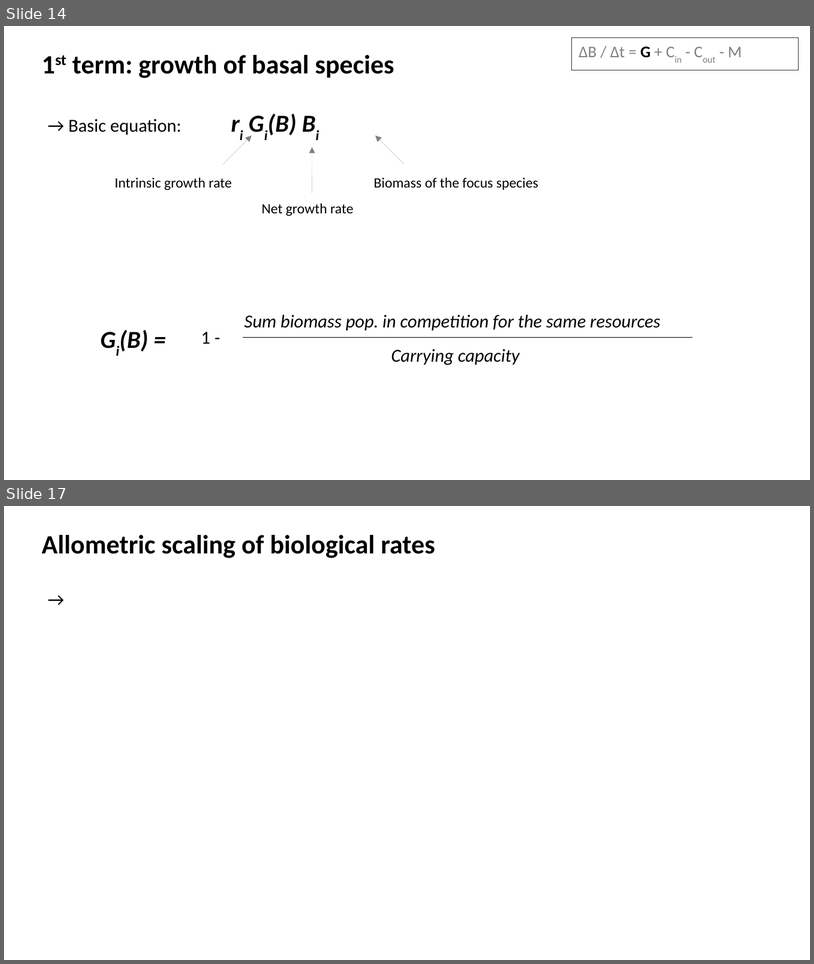
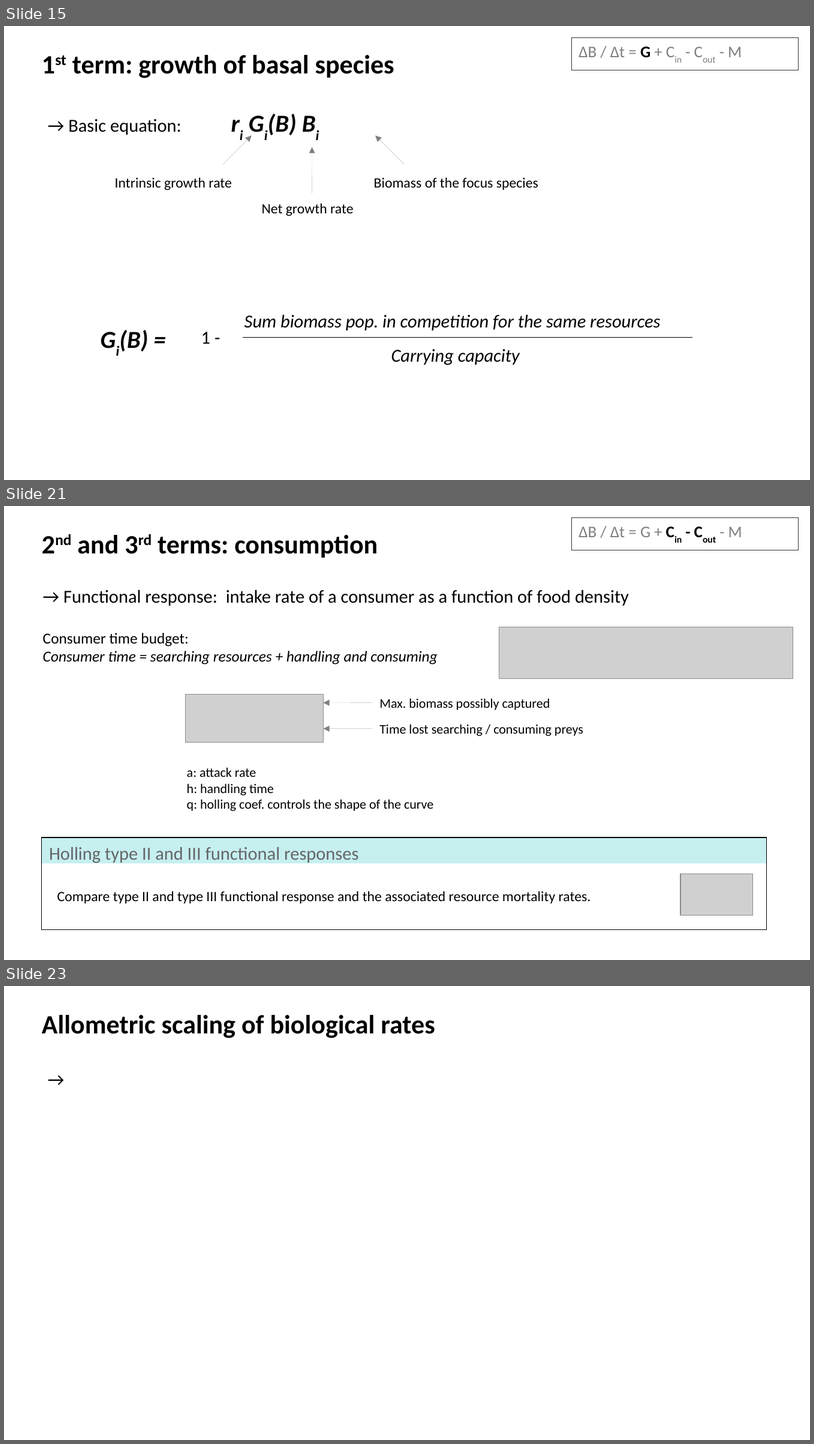
Before and after one commit to evadelmas/FoodwebsBioenergetics, a slide deck: slides.odp. Shown one above the other, each under a label of ours: slides 14 and 17 before the commit, slides 15, 21 and 23 after it; the slides between them are not shown. The pictures are 814x964 and 814x1444 pixels, drawn with LibreOffice and Linux fonts; fonts in the diff are those of the drawing; grey boxes stand for pictures. Boxes give left, top, right and bottom in pixels: in the first picture for what was removed or moved away, otherwise in the second. Text is boxed around its words. In the diff, an @@ line names an element or a change of style, - is before the commit and + after.

```diff
--- a/slides.odp
+++ b/slides.odp
@@ slide 21 added at [4, 506, 810, 960], background #FFFFFF @@
@@ rectangle added at [572, 518, 798, 550], outline #333333 0 pt, 16 pt, text #808080 @@
+ΔB / Δt = G + Cin - Cout - M
@@ text added at [77, 535, 378, 558], 26 pt, text #000000, bold @@
+2nd and 3rd terms: consumption
@@ text added at [43, 590, 629, 664], 15 pt, text #000000 @@
+→ Functional response: intake rate of a consumer as a function of food density
+Consumer time budget:
+Consumer time = searching resources + handling and consuming
@@ picture added at [500, 627, 794, 679] @@
@@ picture added at [185, 694, 324, 742] @@
@@ arrow added from (373, 703) to (324, 703), #808080 0 pt @@
@@ text added at [380, 698, 551, 710], 13 pt, text #000000 @@
+Max. biomass possibly captured
@@ arrow added from (373, 729) to (324, 729), #808080 0 pt @@
@@ text added at [380, 724, 584, 736], 13 pt, text #000000 @@
+Time lost searching / consuming preys
@@ text added at [187, 767, 434, 811], 13 pt, text #000000 @@
+a: attack rate
+h: handling time
+q: holling coef. controls the shape of the curve
@@ rectangle added at [41, 837, 767, 863], fill #48CCD1 at 31% opacity @@
@@ rectangle added at [41, 837, 767, 930], outline #000000 0.79 pt, 18 pt, text #666666 @@
+Holling type II and III functional responses
@@ picture added at [681, 874, 753, 916] @@
@@ text added at [57, 891, 591, 903], 14 pt, text #000000 @@
+Compare type II and type III functional response and the associated resource mortality rates.
@@ what was slide 14 is now slide 15 @@
@@ what was slide 17 is now slide 23 @@
```
Also in this commit, not shown: 5 slides changed, 6 other slides added, 1 slide removed.
